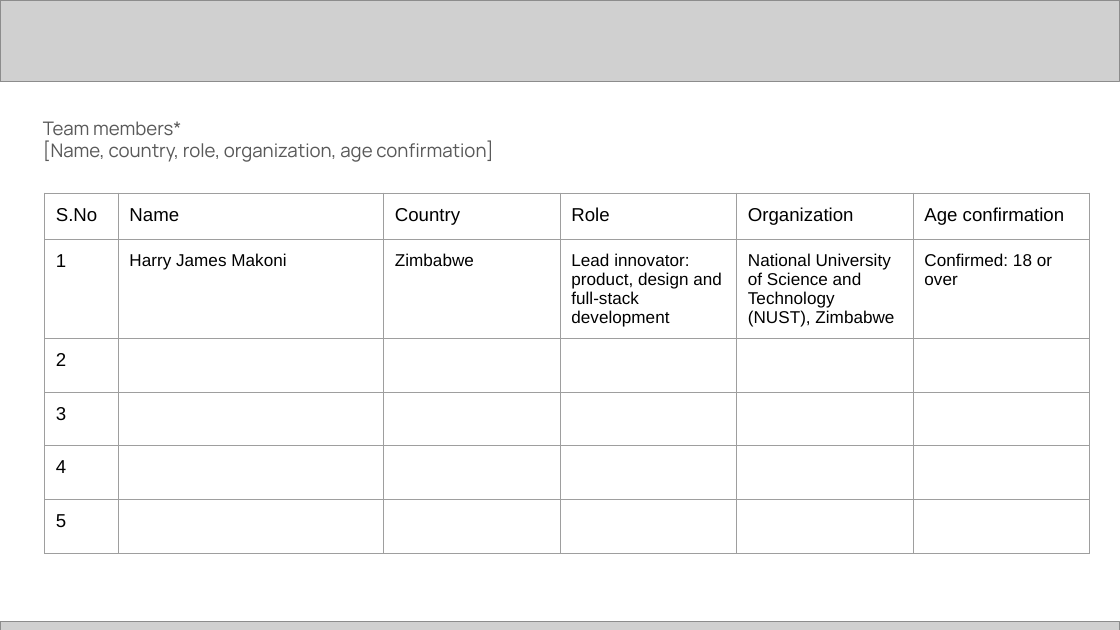
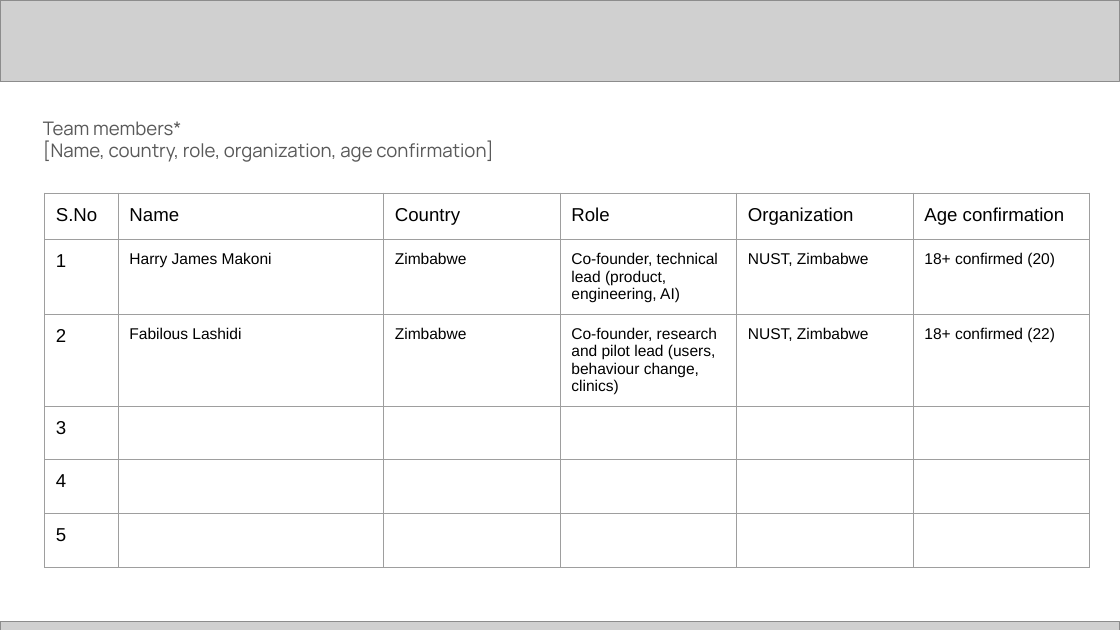
Before and after one commit to harrymakoni-netizen/Recover-Lens-, a slide deck: slide 2 of docs/hack2skill/RecoverLens-Future-Health-submission.pptx. Drawn at 1120x630 pixels with LibreOffice and Linux fonts; fonts in the diff are those of the drawing; grey boxes stand for pictures. Boxes give left, top, right and bottom in pixels: in the first picture for what was removed or moved away, otherwise in the second. Text is boxed around its words. In the diff, an @@ line names an element or a change of style, - is before the commit and + after.

```diff
--- a/docs/hack2skill/RecoverLens-Future-Health-submission.pptx
+++ b/docs/hack2skill/RecoverLens-Future-Health-submission.pptx
@@ table at <box>45,193,1092,560</box> @@
-row 2: 1 | Harry James Makoni | Zimbabwe | Lead innovator: product, design and full-stack development | National University of Science and Technology (NUST), Zimbabwe | Confirmed: 18 or over
+row 2: 1 | Harry James Makoni | Zimbabwe | Co-founder, technical lead (product, engineering, AI) | NUST, Zimbabwe | 18+ confirmed (20)
-row 3: 2 |  |  |  |  | 
+row 3: 2 | Fabilous Lashidi | Zimbabwe | Co-founder, research and pilot lead (users, behaviour change, clinics) | NUST, Zimbabwe | 18+ confirmed (22)
@@ size 11 to 10 pt in "Harry James Makoni", "Zimbabwe" @@
```
Also in this commit, not shown: 10 other slides changed, 2 other files.
